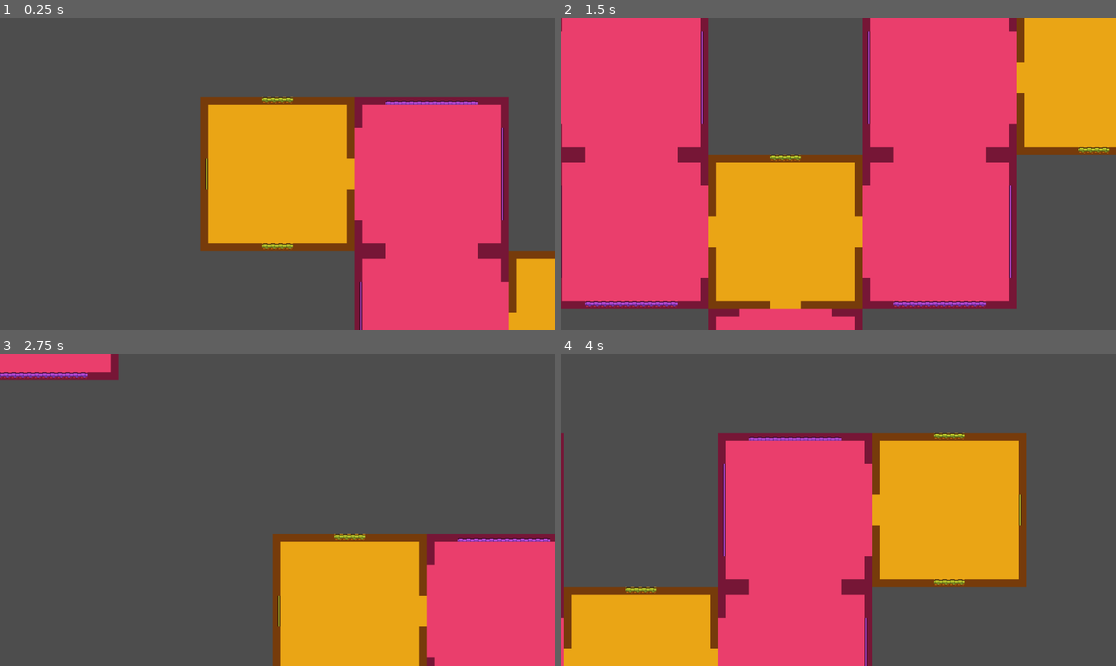
Above: before the commit, frames 1-4 (two rows, left to right).
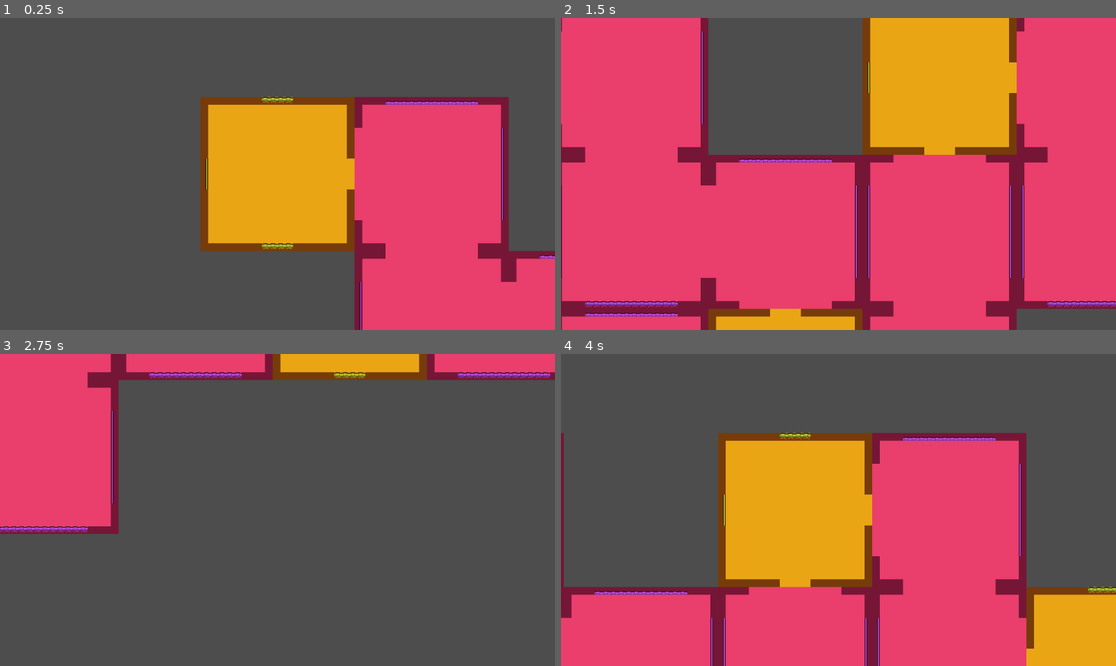
Above: after the commit, the same moments.

Repository: GuaraProductions/geracaoprocedural2d
Game: Godot game, scene res://Cenas/Dungeons/GeradorDeDungeon/GeradorDeDungeon.tscn
Two runs of this game, one before a commit and one after it. Both use one fixed random seed, a clock stepped at 60 frames per second and the inputs below. The project has no main scene, so this scene is started directly.
Inputs (mouse positions are in pixels of both pictures, inside the frame that each line leads up to):
- Up to frame 1 (0.25 s): no input
- Up to frame 2 (1.5 s): tap Enter at 0.5 s; move the mouse to (960, 158) at 0.52 s; hold Right (ui_right) 0.53-1.28 s; click (960, 158) at 0.67 s; move the mouse to (727, 189) at 1.27 s; hold Down (ui_down) from 1.28 s (still down)
- Up to frame 3 (2.75 s): move the mouse to (333, 441) at 2.02 s; release Down (ui_down) at 2.03 s; hold Right (ui_right) from 2.03 s (still down)
- Up to frame 4 (4 s): move the mouse to (810, 572) at 2.77 s; release Right (ui_right) at 2.78 s; hold Up (ui_up) 2.78-3.53 s; click (810, 572) at 2.92 s; move the mouse to (1005, 556) at 3.52 s; hold Left (ui_left) from 3.53 s (still down)

The runs differ from the first frame. In frame 1, 2.1% of the frame differs, in the area x 91-100%, y 74-100%; in frame 2, 49%, in the area x 0-100%, y 0-100%; in frame 3, 39%; in frame 4, 46%.

Commit message:
Reorganizado código, removido variáveis inúteis

Diff:
--- a/Cenas/Dungeons/GeradorDeDungeon/GeradorDeDungeon.tscn
+++ b/Cenas/Dungeons/GeradorDeDungeon/GeradorDeDungeon.tscn
@@ -16,7 +16,6 @@
 tamanho_sala = Vector2i(320, 320)
 dungeons = Array[PackedScene]([ExtResource("2_q3hrf")])
 corredores = Array[PackedScene]([ExtResource("3_florb")])
-usar_cache = true
 dungeon_cache = ExtResource("4_15pkh")
 
 [node name="FreeCam" parent="." instance=ExtResource("2_v4ltf")]
--- a/Cenas/GeradorDeCorredor/GeradorDeCorredor.gd
+++ /dev/null
@@ -1,5 +0,0 @@
-extends Node
-class_name GeradorCorredor2D
-
-func criar_caminho(pontos: Array[Vector2i]) -> void:
-	pass
--- a/Cenas/GeradorDeCorredor/Primm/Primm.tscn
+++ b/Cenas/GeradorDeCorredor/Primm/Primm.tscn
@@ -1,6 +1,6 @@
 [gd_scene load_steps=2 format=3 uid="uid://bgetkdpre5wfq"]
 
-[ext_resource type="Script" uid="uid://ldyl176qfl0p" path="res://Cenas/GeradorDeCorredor/Primm/Primm.gd" id="1_kv54w"]
+[ext_resource type="Script" uid="uid://ldyl176qfl0p" path="res://Script/GeradorDeCorredor/Prim/Primm.gd" id="1_kv54w"]
 
 [node name="Primm" type="Node"]
 script = ExtResource("1_kv54w")
--- a/Cenas/GeradorSalas/GeradorSala.gd
+++ /dev/null
@@ -1,5 +0,0 @@
-extends Node
-class_name GeradorSala2D
-
-func gerar_salas(tamanho_grid: Vector2i) -> Array[Vector2i]:
-	return []
--- a/Cenas/GeradorSalas/Poisson/PoissonDiskSampling.tscn
+++ b/Cenas/GeradorSalas/Poisson/PoissonDiskSampling.tscn
@@ -1,6 +1,6 @@
 [gd_scene load_steps=2 format=3 uid="uid://db38hhe5dibpw"]
 
-[ext_resource type="Script" uid="uid://s4hc1hbfd2n4" path="res://Cenas/GeradorSalas/Poisson/PoissonDiskSampling.gd" id="1_yf1to"]
+[ext_resource type="Script" uid="uid://s4hc1hbfd2n4" path="res://Script/GeradorSalas/Poisson/PoissonDiskSampling.gd" id="1_yf1to"]
 
 [node name="PoissonDiskSampling" type="Node"]
 script = ExtResource("1_yf1to")
--- a/Script/Dungeons/GeradorDeDungeon/GeradorDeDungeon.gd
+++ b/Script/Dungeons/GeradorDeDungeon/GeradorDeDungeon.gd
@@ -1,5 +1,5 @@
 extends Node2D
-class_name DungeonGenerator2D
+class_name GeradorDungeon2D
 
 enum TipoCelula {
 	VAZIO,
@@ -41,13 +41,7 @@
 		pontos = gerador_de_salas.gerar_salas(tamanho_dungeon)
 
 	#Geração dos caminhos
-	var tempo_inicio = Time.get_ticks_usec()
 	gerador_de_corredores.criar_caminho(pontos)
-	var tempo_fim = Time.get_ticks_usec()
-
-	var tempo_total : float = (tempo_fim - tempo_inicio) / 1000000.0
-
-	print("tempo total: %f" % tempo_total)
 
 	_imprimir_dungeon_texto()
 
--- a/Script/FreeCam/FreeCam.gd
+++ b/Script/FreeCam/FreeCam.gd
@@ -7,7 +7,7 @@
 @export var SPEED = 300.0
 @onready var camera = $Camera2D
 
-func _physics_process(delta: float) -> void:
+func _physics_process(_delta: float) -> void:
 
 	# Get the input direction and handle the movement/deceleration.
 	# As good practice, you should replace UI actions with custom gameplay actions.
--- /dev/null
+++ b/Script/GeradorDeCorredor/GeradorDeCorredor.gd
@@ -0,0 +1,16 @@
+extends Node
+class_name GeradorCorredor2D
+
+var gerador_dungeon : GeradorDungeon2D
+
+func _ready() -> void:
+
+	var pai : Node = get_parent()
+	if pai is not GeradorDungeon2D:
+		printerr("Erro! Node mal configurado")
+		return
+
+	gerador_dungeon = pai
+
+func criar_caminho(_pontos: Array[Vector2i]) -> void:
+	pass
--- a/Cenas/GeradorDeCorredor/Primm/Primm.gd
+++ b/Script/GeradorDeCorredor/Prim/Primm.gd
@@ -1,22 +1,10 @@
 extends GeradorCorredor2D
-
-var gerador_dungeon : DungeonGenerator2D
-
-func _ready() -> void:
-
-	var pai : Node = get_parent()
-	if pai is not DungeonGenerator2D:
-		printerr("Erro! Node mal configurado")
-		return
-
-	gerador_dungeon = pai
 
 ## Gerar caminhos entre as salas usando o Algoritmo de Primm
 func criar_caminho(pontos: Array[Vector2i]) -> void:
 
 	var visitado : Array[Vector2i] = []
 	var restantes : Array[Vector2i] = pontos.duplicate()
-	var arestas : Array[Vector2i] = []
 
 	var vertice_atual : Vector2i = restantes.pop_front()
 	visitado.append(vertice_atual)
@@ -24,7 +12,7 @@
 	# Enquanto ainda tiver vertices (salas) para visitar
 	while restantes.size() > 0:
 
-		var distancia_minima = 9999999
+		var distancia_minima = INF
 		var arestas_distancia_minima = []
 
 		for vertice_visitada in visitado:
--- /dev/null
+++ b/Script/GeradorSalas/GeradorSala.gd
@@ -0,0 +1,16 @@
+extends Node
+class_name GeradorSala2D
+
+var gerador_dungeon : GeradorDungeon2D
+
+func _ready() -> void:
+
+	var pai : Node = get_parent()
+	if pai is not GeradorDungeon2D:
+		printerr("Erro! Node mal configurado")
+		return
+
+	gerador_dungeon = pai
+
+func gerar_salas(_tamanho_grid: Vector2i) -> Array[Vector2i]:
+	return []
--- a/Cenas/GeradorSalas/Poisson/PoissonDiskSampling.gd
+++ b/Script/GeradorSalas/Poisson/PoissonDiskSampling.gd
@@ -1,28 +1,11 @@
 extends GeradorSala2D
 
 @export var raio: int = 2
-@export var num_chegagens_antes_de_rejeicao : int = 30
-
-var gerador_dungeon : DungeonGenerator2D
-
-func _ready() -> void:
-
-	var pai : Node = get_parent()
-	if pai is not DungeonGenerator2D:
-		printerr("Erro! Node mal configurado")
-		return
-
-	gerador_dungeon = pai
-
-func gerar_salas(tamanho_grid: Vector2i) -> Array[Vector2i]:
-	return _distribuir_salas_poisson_sampling(raio,tamanho_grid, num_chegagens_antes_de_rejeicao)
+@export var num_checagens_antes_de_rejeicao : int = 30
 
 ## Geração aleatória de pontos no mapa usando o Algoritmo do
 ## Fast Poisson disk sampling (https://www.cs.ubc.ca/~rbridson/docs/bridson-siggraph07-poissondisk.pdf)
-func _distribuir_salas_poisson_sampling(raio: int,
-										tamanho_grid: Vector2i,
-										num_checagens_antes_de_rejeicao: int) -> Array[Vector2i]:
-
+func gerar_salas(tamanho_grid: Vector2i) -> Array[Vector2i]:
 	# Pontos de fato gerados
 	var pontos: Array[Vector2i] = []
 	# Pontos que ainda precisam ser verificados
@@ -54,7 +37,7 @@
 			var posicao_candidato : Vector2i = \
 			 Vector2i(Vector2(ponto_atual) + direcao * randf_range(raio, 2*raio))
 
-			if _poisson_disk_sampling_eh_valido(posicao_candidato, tamanho_grid, raio, pontos):
+			if _poisson_disk_sampling_eh_valido(posicao_candidato, tamanho_grid):
 				pontos.append(posicao_candidato)
 				pontos_ativos.append(posicao_candidato)
 
@@ -71,9 +54,7 @@
 
 ## Valida um ponto candidato a ser inserido no mapa
 func _poisson_disk_sampling_eh_valido(candidato: Vector2i,
-									tamanho_grid: Vector2i,
-									raio: int,
-									pontos: Array[Vector2i]) -> bool:
+									tamanho_grid: Vector2i) -> bool:
 
 	var eh_valido : bool = true
 
Renamed: Cenas/GeradorDeCorredor/GeradorDeCorredor.gd.uid -> Script/GeradorDeCorredor/GeradorDeCorredor.gd.uid
Renamed: Cenas/GeradorDeCorredor/Primm/Primm.gd.uid -> Script/GeradorDeCorredor/Prim/Primm.gd.uid
Renamed: Cenas/GeradorSalas/GeradorSala.gd.uid -> Script/GeradorSalas/GeradorSala.gd.uid
Renamed: Cenas/GeradorSalas/Poisson/PoissonDiskSampling.gd.uid -> Script/GeradorSalas/Poisson/PoissonDiskSampling.gd.uid
